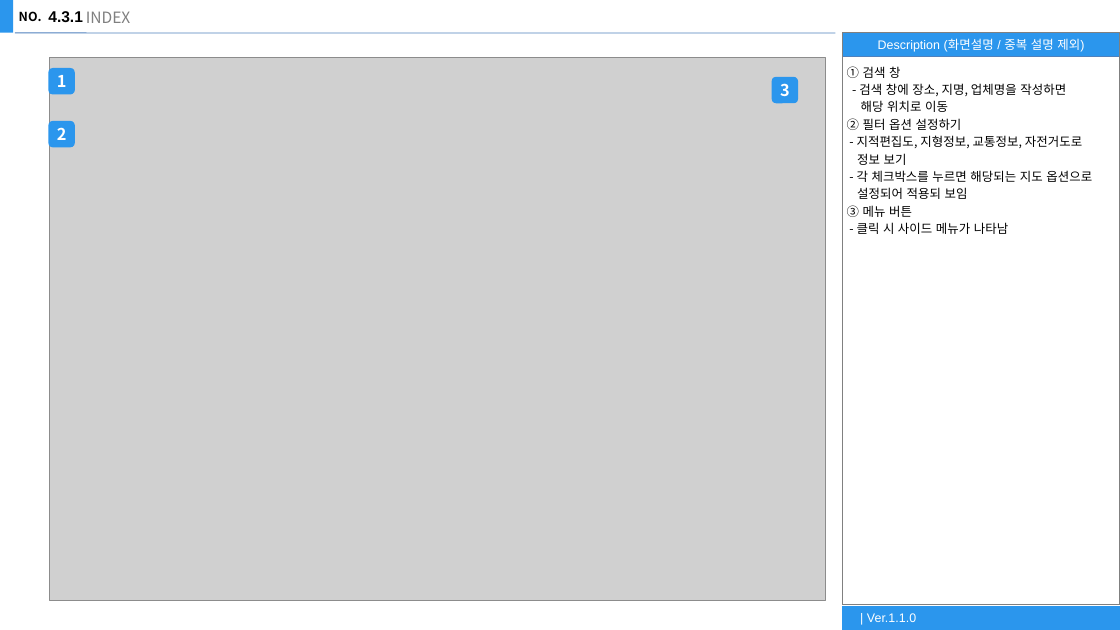
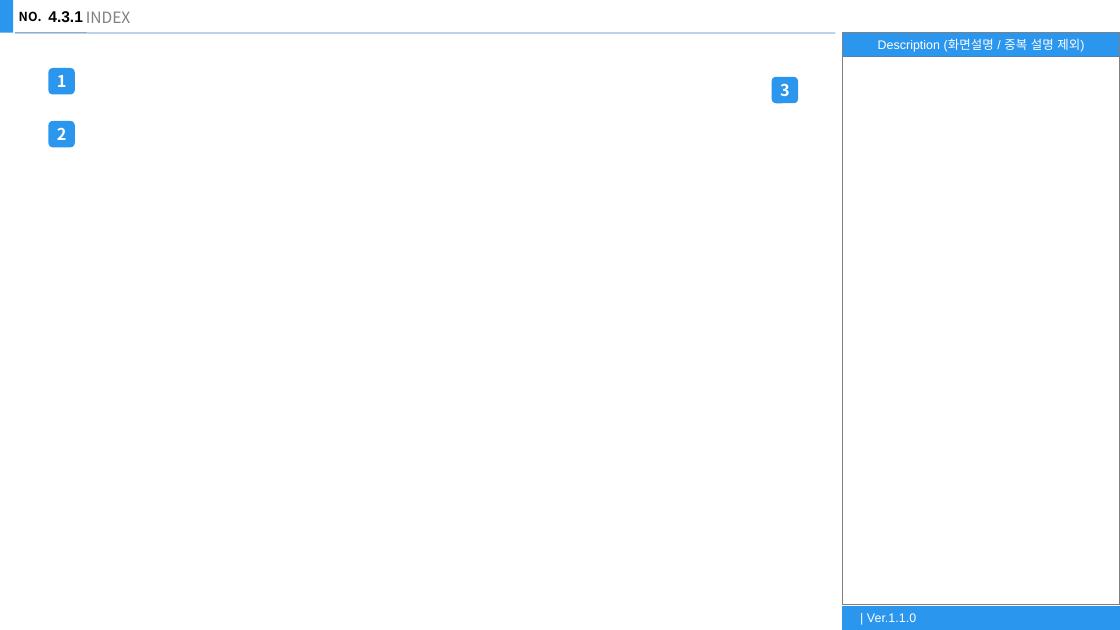
Before and after one commit to YuYoHan/project_study02, a slide deck: slide 13 of storyboard.pptx. Drawn at 1120x630 pixels with LibreOffice and Linux fonts; fonts in the diff are those of the drawing; grey boxes stand for pictures. Boxes give left, top, right and bottom in pixels: in the first picture for what was removed or moved away, otherwise in the second. Text is boxed around its words. In the diff, an @@ line names an element or a change of style, - is before the commit and + after.

```diff
--- a/storyboard.pptx
+++ b/storyboard.pptx
@@ picture removed at (49, 58, 825, 600) @@
@@ text removed at (847, 66, 1092, 234) @@
-① 검색 창
-- 검색 창에 장소, 지명, 업체명을 작성하면
-해당 위치로 이동
-② 필터 옵션 설정하기
-- 지적편집도, 지형정보, 교통정보, 자전거도로
-정보 보기
-- 각 체크박스를 누르면 해당되는 지도 옵션으로
-설정되어 적용되 보임
-③ 메뉴 버튼
-- 클릭 시 사이드 메뉴가 나타남
```
Also in this commit, not shown: 7 other slides changed, 2 other files.
